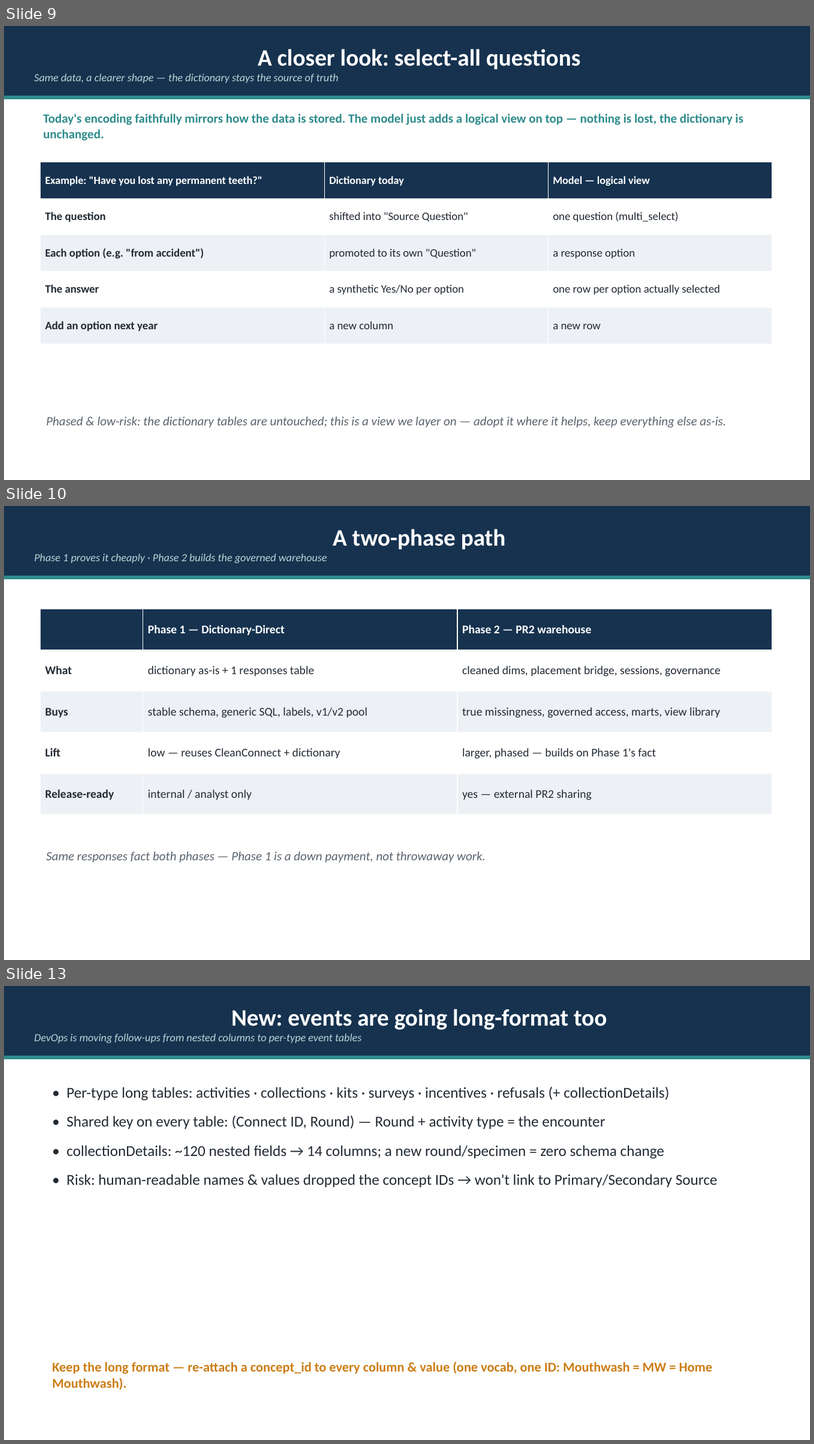
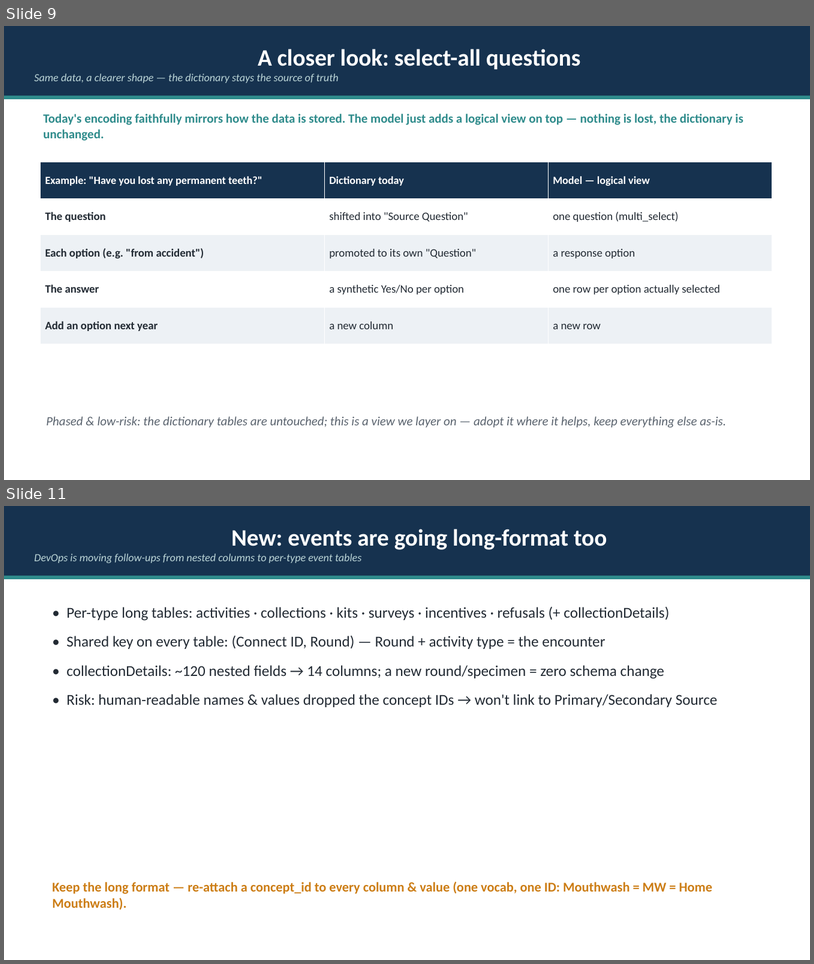
Before and after one commit to Analyticsphere/relational_data_model_demo, a slide deck: docs/Connect_Data_Model_Pitch.pptx. Shown one above the other, each under a label of ours: slides 9, 10 and 13 before the commit, slides 9 and 11 after it; the slides between them are not shown. The pictures are 814x1444 and 814x964 pixels, drawn with LibreOffice and Linux fonts; fonts in the diff are those of the drawing. Boxes give left, top, right and bottom in pixels: in the first picture for what was removed or moved away, otherwise in the second. Text is boxed around its words. In the diff, an @@ line names an element or a change of style, - is before the commit and + after.

Commit message:
Adopt Dictionary-Direct as THE model; recast Model B features as incremental enhancements
Decision: the Dictionary-Direct model (dictionary as source of truth + one long responses fact) is the
accepted Connect Data Model. The larger redesigned warehouse (formerly "Model B" / "Phase 2") is not
pursued as a wholesale transformation; its valuable capabilities are now documented as bounded, optional
enhancements layered on the accepted model.

- Add docs/enhancement_backlog.md: the decision record + each feature as a potential extension (value,
  sketch, cost) — normalized question-type view, typed value columns, version handling, skip_logic,
  response_sessions, concept equivalence, governance, dbt analytics marts (kept), event plane.
- README: "The Data Model" (Dictionary-Direct) + an "Incremental enhancements" section; Phase 2 narrative,
  ERD, and Next Steps removed/refocused.
- Refocus AGENTS.md, docs/internal_pitch.md, docs/example_queries.md (three-way -> two-way), and the slide
  deck (build_deck.py regenerated: two-phase/Phase-2 slides -> one enhancement-roadmap slide).
- Delete Model B artifacts: connect_data_model*/connect_integrated* SVGs, sql/data_model.sql,
  docs/phase2_etl_sketch.md, and the Model B dbml/mermaid twins.
- Keep the event plane as an enhancement (memo, event-plane SVGs, data_model_events sources).

```diff
--- a/docs/Connect_Data_Model_Pitch.pptx
+++ b/docs/Connect_Data_Model_Pitch.pptx
@@ slide 10 removed at (4,506,810,960), background #FFFFFF @@
@@ rectangle removed at (4,506,810,576) @@
-A two-phase path
-Phase 1 proves it cheaply · Phase 2 builds the governed warehouse
@@ rectangle removed at (4,576,810,579) @@
@@ table removed at (40,609,772,814), 5 rows, 3 columns @@
- | Phase 1 — Dictionary-Direct | Phase 2 — PR2 warehouse
-What | dictionary as-is + 1 responses table | cleaned dims, placement bridge, sessions, governance
-Buys | stable schema, generic SQL, labels, v1/v2 pool | true missingness, governed access, marts, view library
-Lift | low — reuses CleanConnect + dictionary | larger, phased — builds on Phase 1's fact
-Release-ready | internal / analyst only | yes — external PR2 sharing
@@ text removed at (46,851,486,862) @@
-Same responses fact both phases — Phase 1 is a down payment, not throwaway work.
@@ what was slide 13 is now slide 11 @@
```
Also in this commit, not shown: 3 slides changed, 2 slides added, 3 other slides removed, 24 other files.
